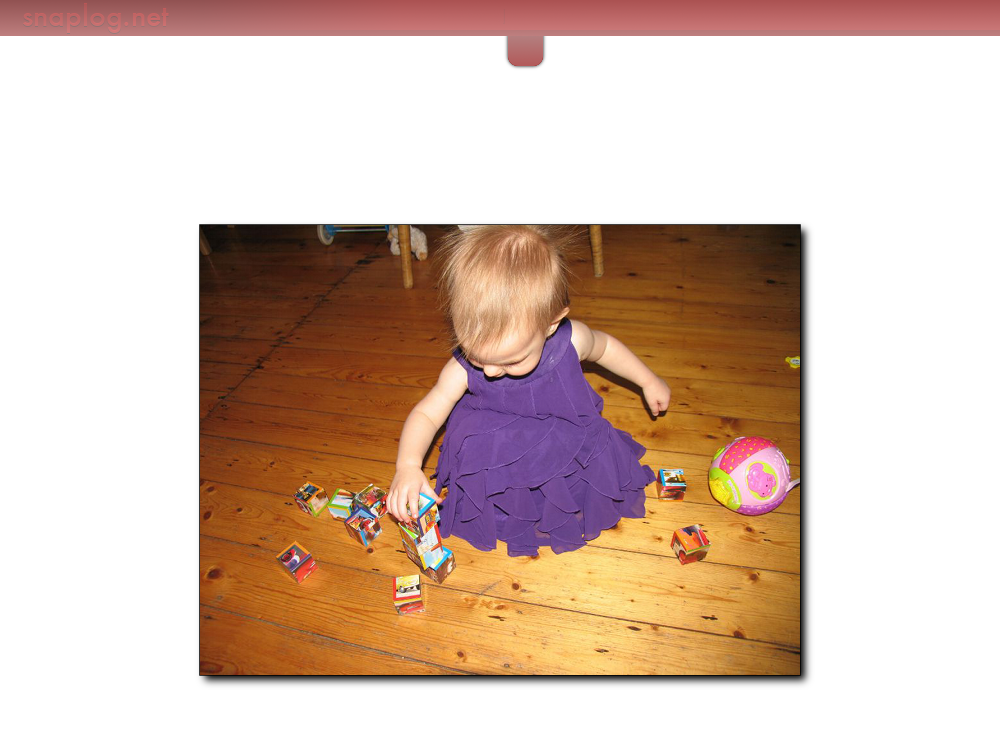
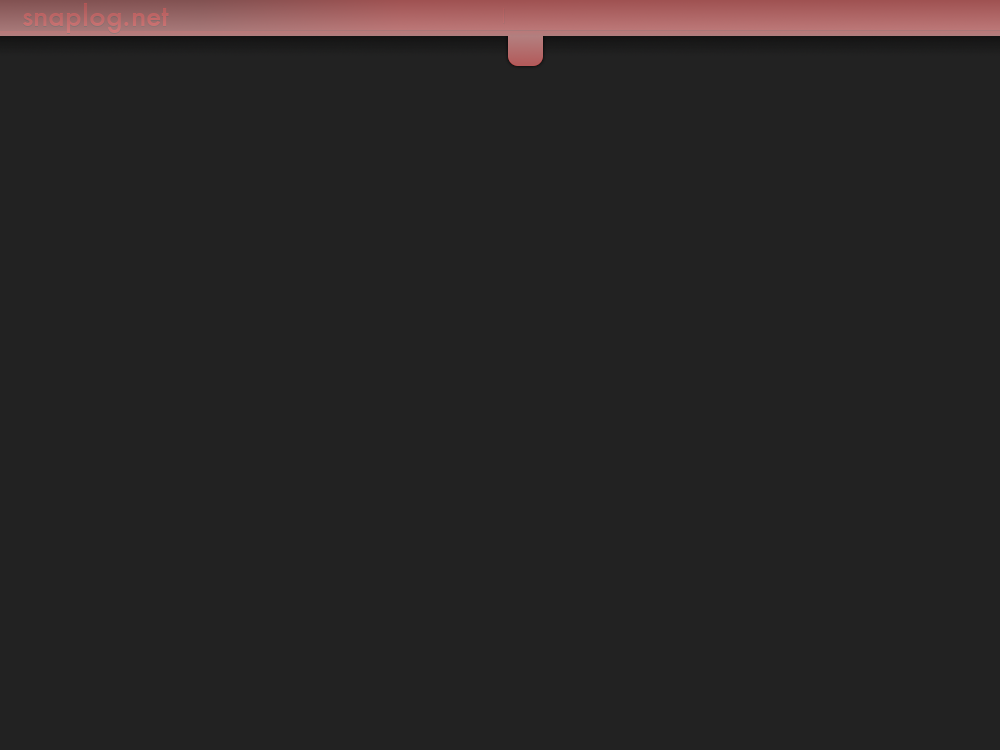
The second w=1000, h=750 image is a revision of the first. Changes to its layers:
removed layer "Photo-H Border" over <box>199,224,801,676</box>
removed layer "Photo-H" over <box>200,225,800,675</box>
removed layer "Photo Shadow" over <box>194,220,815,690</box>
showed "Shadow" over <box>0,0,1000,56</box>
showed "Color copy" over <box>0,36,1000,750</box>
